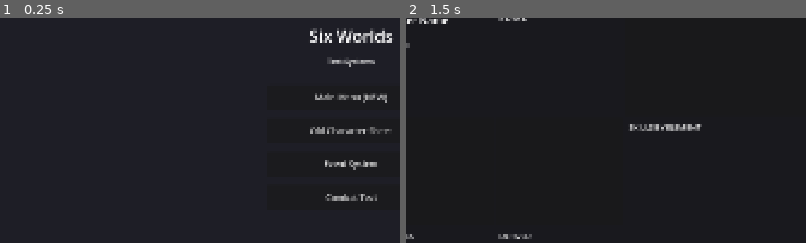
Above: before the commit, frames 1-2 (left to right).
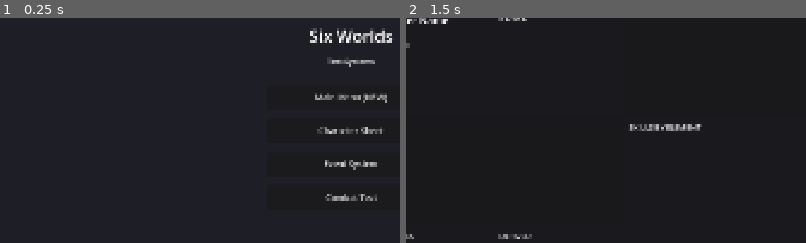
Above: after the commit, the same moments.

Repository: olstach/six_worlds
Game: Godot game, scene res://scenes/ui/test_launcher.tscn
The game is run twice, just before and just after one commit, with the same random seed, the same clock (stepped at 60 frames per second) and the same inputs.
Inputs (mouse positions are % of the whole screen's width and height, from its top left):
- Up to frame 1 (0.25 s): no input
- Up to frame 2 (1.5 s): click "Old Character Sheet" (after the commit: "Character Sheet") at 0.5 s; tap Enter at 1.25 s; move the mouse to (72, 45) at 1.27 s; click (72, 45) at 1.42 s
The pictures show only the part of the screen within x 6-56%, y 28-78%; the shares and areas given below are measured in that part.

The runs differ from the first frame. In frame 1, 0.4% of the frame differs, in the area x 77-98%, y 48-52%; in frame 2, nothing differs.
Error in both runs: Invalid assignment of property or key 'text' with value of type 'String' on a base object of type 'null instance'. (res://scripts/ui/new_character_sheet.gd:50)

Commit message:
Fix spell IDs and button text
- Update wanderer and Demon Mage to use valid spell IDs:
  immolate -> fireball, poison_dart -> poison_sting
- Rename "Old Character Sheet" button to "Character Sheet"

Co-Authored-By: Claude Opus 4.5 <noreply@anthropic.com>

Diff:
--- a/scenes/ui/test_launcher.tscn
+++ b/scenes/ui/test_launcher.tscn
@@ -60,7 +60,7 @@
 custom_minimum_size = Vector2(0, 60)
 layout_mode = 2
 theme_override_font_sizes/font_size = 20
-text = "Old Character Sheet"
+text = "Character Sheet"
 
 [node name="EventSystemButton" type="Button" parent="VBoxContainer"]
 custom_minimum_size = Vector2(0, 60)
--- a/scripts/autoload/character_system.gd
+++ b/scripts/autoload/character_system.gd
@@ -166,9 +166,9 @@
 			set_skill_level(character, "black", 1)       # For testing status effects
 			# Starting spells for wanderer (fire mage focus)
 			learn_spell(character, "firebolt")
-			learn_spell(character, "immolate")
+			learn_spell(character, "fireball")
 			learn_spell(character, "lesser_heal")
-			learn_spell(character, "poison_dart")
+			learn_spell(character, "poison_sting")
 		"scholar":
 			set_skill_level(character, "focus", 2)
 			set_skill_level(character, "sorcery", 1)
--- a/scripts/combat/combat_arena.gd
+++ b/scripts/combat/combat_arena.gd
@@ -134,7 +134,7 @@
 		"fire": 50
 	},
 	# Spells this enemy knows
-	"known_spells": ["firebolt", "immolate", "poison_dart"]
+	"known_spells": ["firebolt", "fireball", "poison_sting"]
 }
 
 func _ready() -> void:
